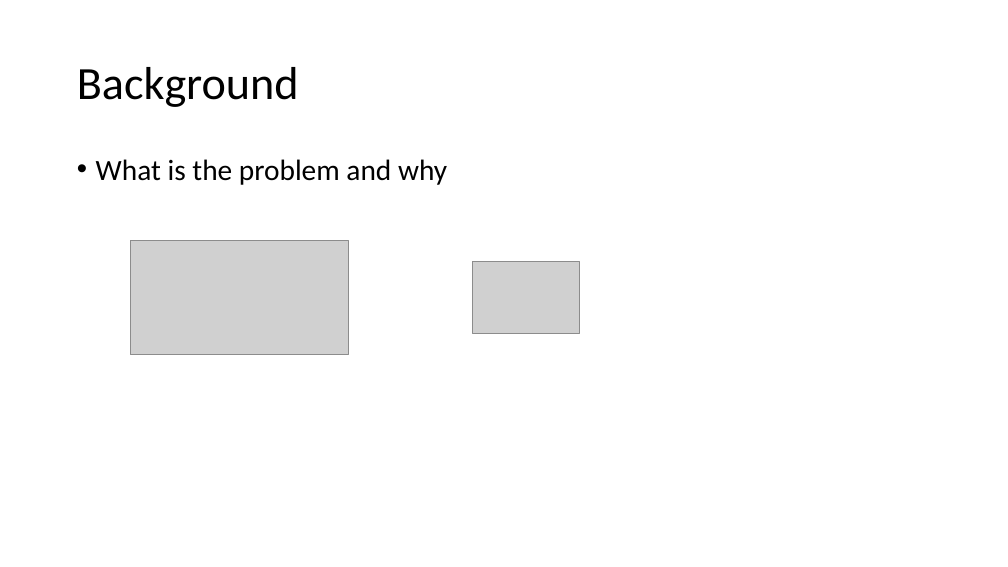
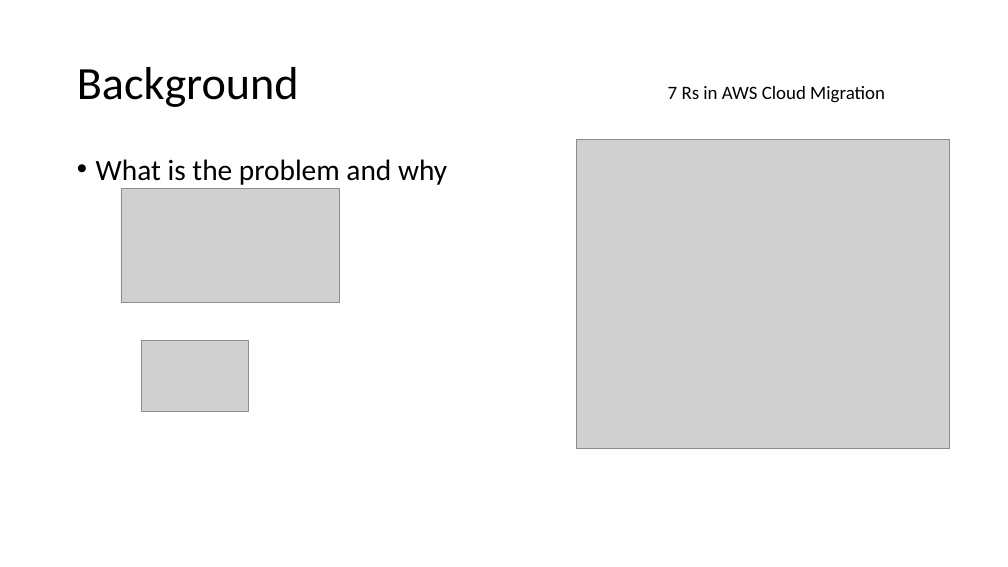
Before and after one commit to wx2123/WSDS-2026-OH, a slide deck: slide 3 of 2026 WSDS - Wujian Xue.pptx. Drawn at 1008x567 pixels with LibreOffice and Linux fonts; fonts in the diff are those of the drawing; grey boxes stand for pictures. Boxes give left, top, right and bottom in pixels: in the first picture for what was removed or moved away, otherwise in the second. Text is boxed around its words. In the diff, an @@ line names an element or a change of style, - is before the commit and + after.

```diff
--- a/2026 WSDS - Wujian Xue.pptx
+++ b/2026 WSDS - Wujian Xue.pptx
@@ text added at [668,86,885,103], 18 pt, text #000000 @@
+7 Rs in AWS Cloud Migration
@@ picture added at [576,140,949,449] @@
@@ picture: place and size @@
-picture at [130,240,348,355]
+picture at [121,188,339,302]
@@ picture: place and size @@
-picture at [473,262,579,333]
+picture at [142,340,249,411]
```
Also in this commit, not shown: 4 other slides changed, 6 slides added.
